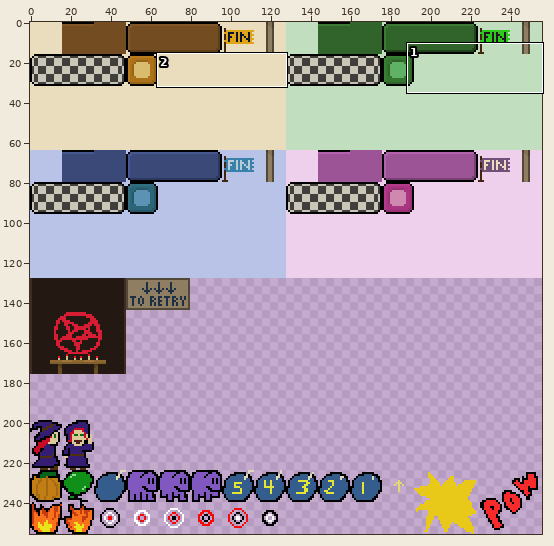
Sprite sheet: src/data/image/2-tiles.png. Above: a wide view before the commit, with the close-up outlined.
Close-up. First the earlier version:
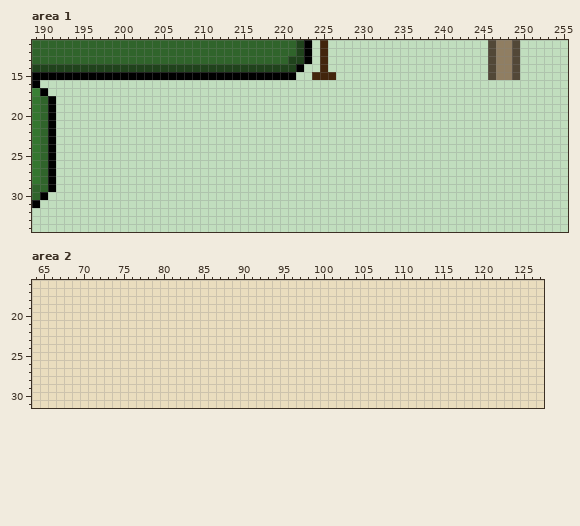
The file is 256x256 pixels. Colours within 5 levels of each other are drawn and written as one. Shown: area 1: x 189..255, y 11..34; area 2: x 64..127, y 16..31. The commit also changed other parts of the picture, which this record leaves out.
After:
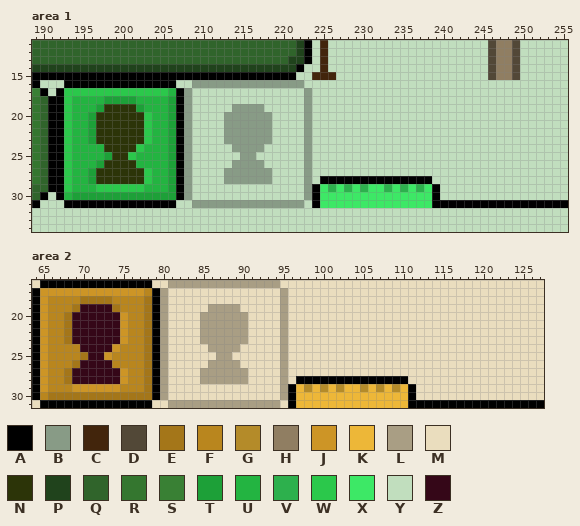
Palette (. is transparent): A #000000  B #889b86  C #42250c  D #524837  E #a47619  F #b9861e  G #b48b29  H #907e62  J #cd9526  K #edb738  L #a99e84  M #eaddbe  N #2c3408  P #20431c  Q #30642b  R #34762f  S #398034  T #1da038  U #23b441  V #2db04d  W #2bc84b  X #3de866  Y #c1debe  Z #350718
Difference:
Changed rows in their new state; - is an unchanged pixel.
Area 1:
first column x 192:
16 -AAAAAAAAAAAAAA--BBBBBBBBBBBBBB---------------------------------
17 AWWWWWWWWWWWWWUAB--------------B--------------------------------
18 AWUUUUTTTTUUUUTAB--------------B--------------------------------
19 AWUUUTNNNNTUUUTAB-----BBBB-----B--------------------------------
20 AWUUTNNNNNNWUUTAB----BBBBBB----B--------------------------------
21 AWUUTNNNNNNWUUTAB----BBBBBB----B--------------------------------
22 AWUUTNNNNNNWUUTAB----BBBBBB----B--------------------------------
23 AWUUTNNNNNNWUUTAB----BBBBBB----B--------------------------------
24 AWUUUUNNNNWUUUTAB-----BBBB-----B--------------------------------
25 AWUUUUTNNWUUUUTAB------BB------B--------------------------------
26 AWUUUTNNNNUUUUTAB-----BBBB-----B--------------------------------
27 AWUUTNNNNNNWUUTAB----BBBBBB----B--------------------------------
28 AWUUTNNNNNNWUUTAB----BBBBBB----B-AAAAAAAAAAAAAA-----------------
29 AWUUUWWWWWWUUUTAB--------------BAXVXVXVXXVXVXVXA----------------
30 AUTTTTTTTTTTTTTAB--------------BAXXXXXXXXXXXXXXA----------------
31 -AAAAAAAAAAAAAA--BBBBBBBBBBBBBB-AXXXXXXXXXXXXXXAAAAAAAAAAAAAAAAA
Area 2:
first column x 64:
16 -AAAAAAAAAAAAAA--LLLLLLLLLLLLLL---------------------------------
17 AJJJJJJJJJJJJJFAL--------------L--------------------------------
18 AJFFFFEEEEFFFFEAL--------------L--------------------------------
19 AJFFFEZZZZEFFFEAL-----LLLL-----L--------------------------------
20 AJFFEZZZZZZJFFEAL----LLLLLL----L--------------------------------
21 AJFFEZZZZZZJFFEAL----LLLLLL----L--------------------------------
22 AJFFEZZZZZZJFFEAL----LLLLLL----L--------------------------------
23 AJFFEZZZZZZJFFEAL----LLLLLL----L--------------------------------
24 AJFFFFZZZZJFFFEAL-----LLLL-----L--------------------------------
25 AJFFFFEZZJFFFFEAL------LL------L--------------------------------
26 AJFFFEZZZZFFFFEAL-----LLLL-----L--------------------------------
27 AJFFEZZZZZZJFFEAL----LLLLLL----L--------------------------------
28 AJFFEZZZZZZJFFEAL----LLLLLL----L-AAAAAAAAAAAAAA-----------------
29 AJFFFJJJJJJFFFEAL--------------LAKGKGKGKKGKGKGKA----------------
30 AFEEEEEEEEEEEEEAL--------------LAKKKKKKKKKKKKKKA----------------
31 -AAAAAAAAAAAAAA--LLLLLLLLLLLLLL-AKKKKKKKKKKKKKKAAAAAAAAAAAAAAAAA
Where, in picture pixels (left, top, right, bottom), the same in both close-ups:
changed: (56, 80, 568, 208)
changed: (32, 280, 544, 408)
